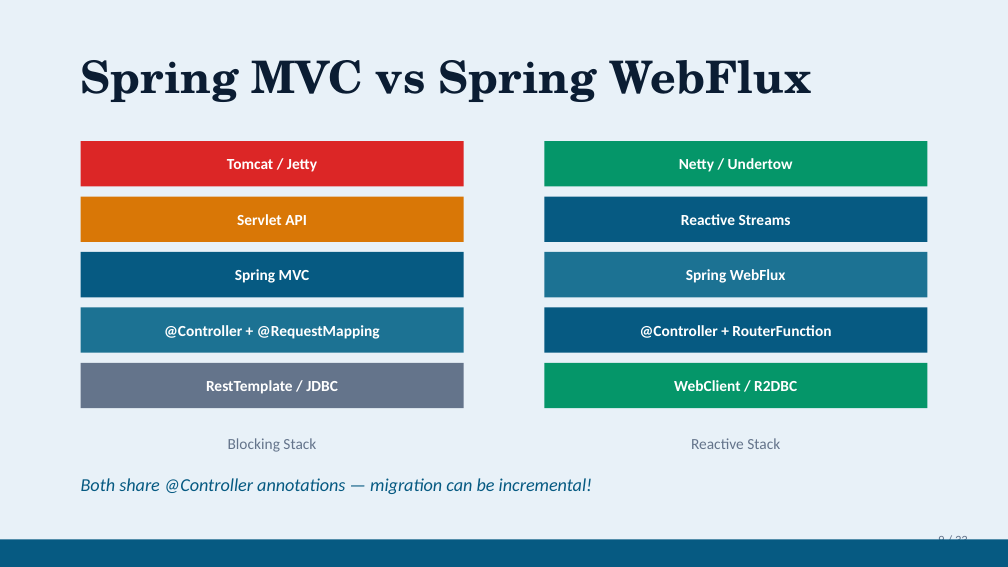
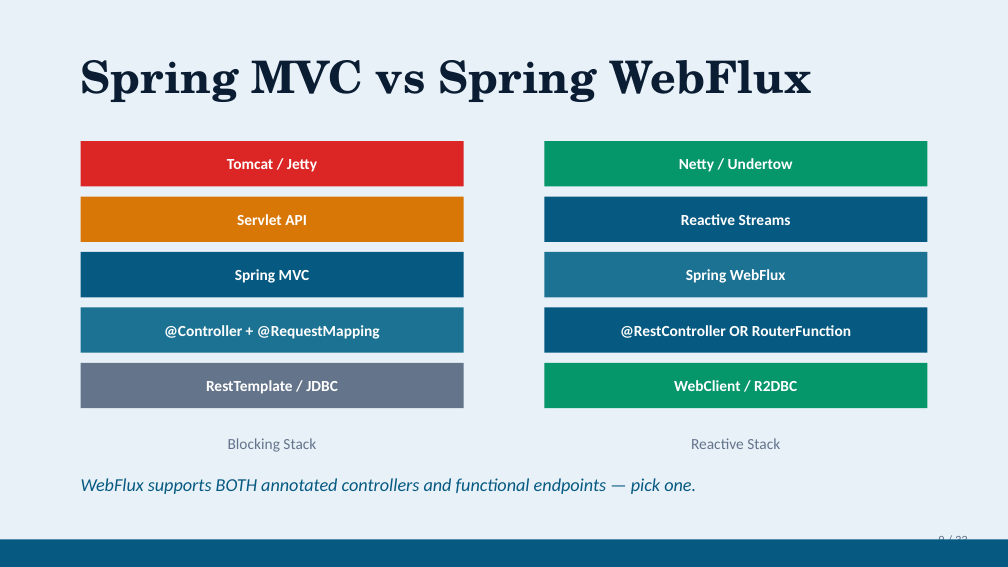
Before and after one commit to gitkoyot/reactor-presentation, a slide deck: slide 9 of WebFlux-Reactive-vs-Blocking.pptx. Drawn at 1008x567 pixels with LibreOffice and Linux fonts; fonts in the diff are those of the drawing. Boxes give left, top, right and bottom in pixels: in the first picture for what was removed or moved away, otherwise in the second. Text is boxed around its words. In the diff, an @@ line names an element or a change of style, - is before the commit and + after.

```diff
--- a/WebFlux-Reactive-vs-Blocking.pptx
+++ b/WebFlux-Reactive-vs-Blocking.pptx
@@ text at (620,325,851,338): text changed @@
-@Controller + RouterFunction
+@RestController OR RouterFunction
@@ text at (81,478,696,494): text changed @@
-Both share @Controller annotations — migration can be incremental!
+WebFlux supports BOTH annotated controllers and functional endpoints — pick one.
```
Also in this commit, not shown: 8 other slides changed, 1 other file.
